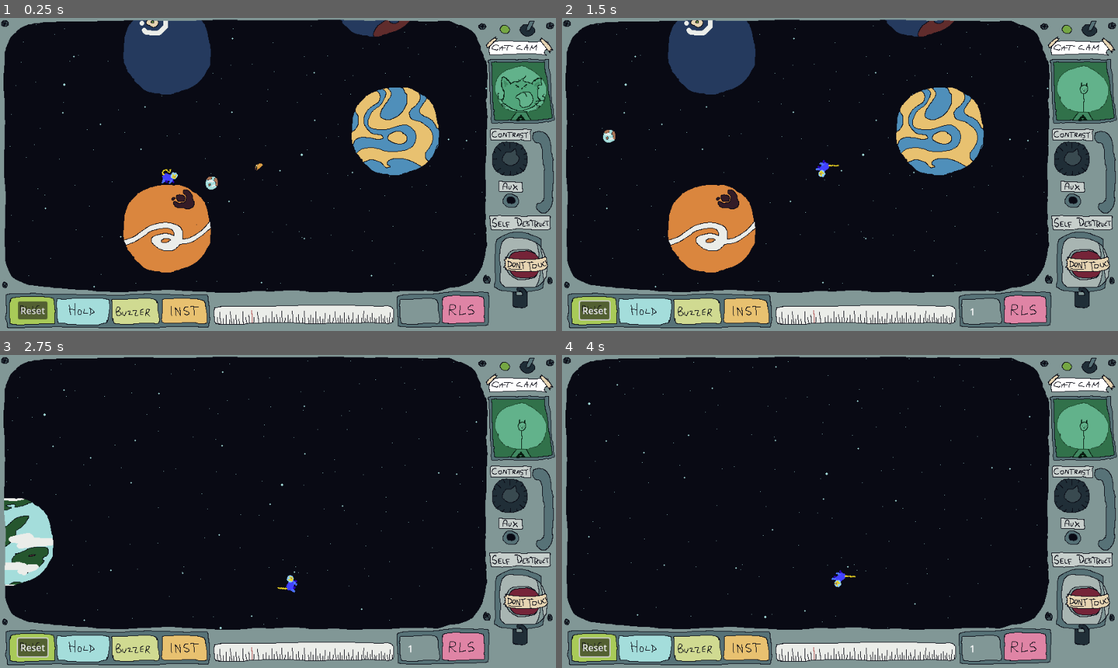
Above: before the commit, frames 1-4 (two rows, left to right).
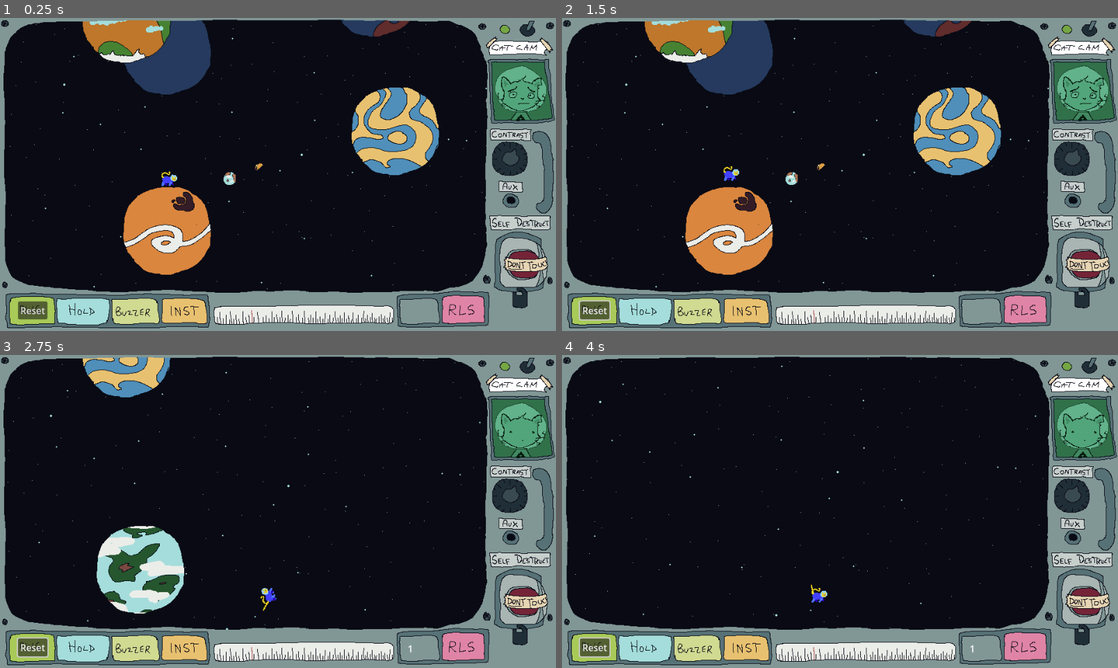
Above: after the commit, the same moments.

Repository: butlernc/space.cat.launcher
Game: Godot game, scene res://Scenes/main.tscn
Two runs of this game, one before a commit and one after it. Both use one fixed random seed, a clock stepped at 60 frames per second and the inputs below.
Inputs (mouse positions are in pixels of both pictures, inside the frame that each line leads up to):
- Up to frame 1 (0.25 s): no input
- Up to frame 2 (1.5 s): click "Reset" at 0.5 s; move the mouse to (962, 158) at 1.27 s; press the mouse at (962, 158) at 1.28 s
- Up to frame 3 (2.75 s): right-click (400, 495) at 1.55 s; move the mouse to (166, 527) at 2.02 s; release the mouse at (166, 527) at 2.03 s; right-click (166, 527) at 2.1 s; click (166, 527) at 2.3 s
- Up to frame 4 (4 s): move the mouse to (895, 442) at 2.77 s; press the mouse at (895, 442) at 2.78 s; right-click (895, 442) at 3.05 s; move the mouse to (812, 574) at 3.52 s; release the mouse at (812, 574) at 3.53 s; right-click (812, 574) at 3.6 s; click (812, 574) at 3.8 s

The runs differ from the first frame. In frame 1, 2.9% of the frame differs, in the area x 14-97%, y 0-82%; in frame 2, 10%, in the area x 7-99%, y 0-96%; in frame 3, 7.6%; in frame 4, 0.6%.

Commit message:
working on adding orbiting planets to the generate function and added more state around the cat firing to help with animations and cat cam

Diff:
--- a/Levels/level_1.tres
+++ b/Levels/level_1.tres
@@ -7,6 +7,10 @@
 "x": -159.0,
 "y": -200.0
 }, {
+"orbiting_planets": [{
+"radius": 12.0,
+"sprite_path": "res://Art/Planets/small_planets1.png"
+}],
 "radius": 80.0,
 "sprite_path": "res://Art/Planets/big_planets16.png",
 "x": 200.0,
--- a/Scenes/main.tscn
+++ b/Scenes/main.tscn
@@ -14,9 +14,10 @@
 [ext_resource type="Texture2D" uid="uid://244srst5o6bv" path="res://Art/Planets/big_planets1.png" id="9_mi3x8"]
 [ext_resource type="Texture2D" uid="uid://dt3btvevspftg" path="res://Art/Planets/big_planets5.png" id="10_5pnan"]
 [ext_resource type="Script" path="res://Scripts/aim-lines.gd" id="10_lew55"]
-[ext_resource type="Script" path="res://Scenes/orbit_planet.gd" id="11_5kv7q"]
+[ext_resource type="Texture2D" uid="uid://cve6crqlern38" path="res://Art/Planets/big_planets14.png" id="11_1rfa5"]
 [ext_resource type="Texture2D" uid="uid://g7drucpfysiy" path="res://Art/Tacos/taco.png" id="14_30eho"]
 [ext_resource type="Script" path="res://Scenes/taco.gd" id="14_74kv6"]
+[ext_resource type="Script" path="res://Scripts/orbit_planet.gd" id="14_i5gc5"]
 
 [sub_resource type="SpriteFrames" id="SpriteFrames_kegiy"]
 animations = [{
@@ -85,7 +86,6 @@
 position = Vector2(0.5, -2.5)
 
 [node name="Sprite2D" parent="Player" index="1"]
-visible = false
 texture_filter = 1
 texture = ExtResource("5_c5pjp")
 
@@ -115,7 +115,7 @@
 [node name="Large" type="Node" parent="Planets"]
 
 [node name="PlanetA" type="Node2D" parent="Planets/Large"]
-position = Vector2(-159, 107)
+position = Vector2(-159, 111)
 
 [node name="PlanetAGravityArea" type="Area2D" parent="Planets/Large/PlanetA"]
 collision_layer = 2
@@ -139,6 +139,31 @@
 [node name="SpriteA2D" type="Sprite2D" parent="Planets/Large/PlanetA"]
 texture = ExtResource("10_5pnan")
 
+[node name="PlanetA2" type="Node2D" parent="Planets/Large"]
+position = Vector2(-229, -255)
+
+[node name="PlanetAGravityArea" type="Area2D" parent="Planets/Large/PlanetA2"]
+collision_layer = 2
+collision_mask = 2
+gravity_space_override = 1
+gravity_point = true
+gravity_point_unit_distance = 80.0
+gravity_point_center = Vector2(0, 0)
+gravity_direction = Vector2(0, 0)
+
+[node name="CollisionShape2D" type="CollisionShape2D" parent="Planets/Large/PlanetA2/PlanetAGravityArea"]
+shape = SubResource("CircleShape2D_awq6l")
+
+[node name="PlanetABody" type="RigidBody2D" parent="Planets/Large/PlanetA2"]
+freeze = true
+script = ExtResource("8_ofrto")
+
+[node name="CollisionShape2D" type="CollisionShape2D" parent="Planets/Large/PlanetA2/PlanetABody"]
+shape = SubResource("CircleShape2D_d8kgv")
+
+[node name="SpriteA2D" type="Sprite2D" parent="Planets/Large/PlanetA2"]
+texture = ExtResource("11_1rfa5")
+
 [node name="PlanetB" type="Node2D" parent="Planets/Large"]
 position = Vector2(235, -61)
 
@@ -193,18 +218,20 @@
 
 [node name="Small" type="Node" parent="Planets"]
 
-[node name="Small 1" type="RigidBody2D" parent="Planets/Small"]
+[node name="Small1" type="Node2D" parent="Planets/Small"]
 position = Vector2(-50, 20)
-collision_layer = 2
-collision_mask = 2
-script = ExtResource("11_5kv7q")
+script = ExtResource("14_i5gc5")
+
+[node name="Small1RigidBody" type="RigidBody2D" parent="Planets/Small/Small1"]
+collision_layer = 2
+collision_mask = 2
 metadata/_edit_group_ = true
 
-[node name="CollisionShape2D" type="CollisionShape2D" parent="Planets/Small/Small 1"]
+[node name="CollisionShape2D" type="CollisionShape2D" parent="Planets/Small/Small1/Small1RigidBody"]
 shape = ExtResource("4_7f7df")
 
-[node name="Texture" type="Sprite2D" parent="Planets/Small/Small 1"]
-position = Vector2(-0.42, 0)
+[node name="Texture" type="Sprite2D" parent="Planets/Small/Small1"]
+position = Vector2(-0.419998, 0)
 scale = Vector2(0.53, 0.53)
 texture = ExtResource("6_cxciw")
 
--- a/Scenes/planet_2_coll_shape.tres
+++ b/Scenes/planet_2_coll_shape.tres
@@ -1,4 +1,4 @@
 [gd_resource type="CircleShape2D" format=3 uid="uid://ccc0qakgshsrb"]
 
 [resource]
-radius = 11.44
+radius = 12.0
--- a/Scripts/PlanetConfig.gd
+++ b/Scripts/PlanetConfig.gd
@@ -4,7 +4,7 @@
 var radius = 0
 var gravity_radius = 0
 var position = Vector2(0, 0)
-var orbit_planets = []
+var orbiting_planets = []
 var sprite_path = ""
 
 
@@ -14,8 +14,10 @@
 	position = Vector2(config.x, config.y)
 	sprite_path = config.sprite_path
 	# TODO: add orbiting planets
+	if("orbiting_planets" in config):
+		orbiting_planets = config.orbiting_planets
 
-func generate(parent_node):
+func generate(top_node):
 
 	# To generate a planet we need:
 	# Node2D for the wrapper/container w/config'd:
@@ -57,6 +59,7 @@
 	# radius: 80px (affected by size)
 	var rigid_body = RigidBody2D.new()
 	rigid_body.set_script(load("res://Scripts/planet.gd"))
+
 	rigid_body.set_freeze_enabled(true)
 	rigid_body.set_freeze_mode(rigid_body.FREEZE_MODE_STATIC)
 	var rigid_body_cs = CollisionShape2D.new()
@@ -81,4 +84,20 @@
 	#
 	# Sprite2D
 	# texture: passed in
-	parent_node.add_child(container_node)
+	for orbiting_planet in orbiting_planets:
+		var orbiting_planet_container = Node2D.new()
+		var orbiting_planet_rigidbody = RigidBody2D.new()
+		var orbiting_planet_rigidbody_cs = CollisionShape2D.new()
+		var orbiting_planet_rigidbody_cs_cs = CircleShape2D.new()
+		orbiting_planet_rigidbody_cs_cs.set_radius(orbiting_planet.radius)
+		orbiting_planet_rigidbody_cs.set_shape(orbiting_planet_rigidbody_cs_cs)
+		orbiting_planet_rigidbody.add_child(orbiting_planet_rigidbody_cs)
+		orbiting_planet_container.set_script(load("res://Scripts/orbit_planet.gd"))
+		if("parent_planet" in orbiting_planet_container):
+			orbiting_planet_container.parent_planet = container_node
+		var orbiting_planet_sprite = Sprite2D.new()
+		orbiting_planet_sprite.set_texture(load(orbiting_planet.sprite_path))
+		orbiting_planet_container.add_child(orbiting_planet_rigidbody)
+		orbiting_planet_container.add_child(orbiting_planet_sprite)
+
+	top_node.add_child(container_node)
--- a/Scripts/aim-lines.gd
+++ b/Scripts/aim-lines.gd
@@ -2,8 +2,8 @@
 
 signal player_aiming
 
+var player_aiming_notified = false
 var lines_container : Node2D
-
 var individual_line_length : int = 20
 var line_spacing : int = 5
 var line_length : int = (individual_line_length + line_spacing)
@@ -25,9 +25,12 @@
 func on_right_click():
 	if Globals.GUNNER_UI_ON:
 		refresh_aim_line()
-		player_aiming.emit()
+		if(!player_aiming_notified):
+			player_aiming.emit()
+			player_aiming_notified = true
 
 func on_right_click_release():
+	player_aiming_notified = false
 	remove_aim_line()
 
 func on_left_click():
--- a/Scripts/cat-cam.gd
+++ b/Scripts/cat-cam.gd
@@ -1,4 +1,5 @@
 extends AnimatedSprite2D
+var is_first_time_aiming_on_planet = false
 
 func _ready():
 	pass
@@ -8,13 +9,17 @@
 	pass
 
 func _on_player_cat_landed():
+	is_first_time_aiming_on_planet = true
 	random_frame("landed")
 
 func _on_player_cat_launched():
 	random_frame("launched")
 
+
 func _on_aim_lines_player_aiming():
-	random_frame("player_aiming")
+	if(is_first_time_aiming_on_planet):
+		random_frame("player_aiming")
+		is_first_time_aiming_on_planet = false
 
 
 func random_frame(context):
--- a/Scripts/main.gd
+++ b/Scripts/main.gd
@@ -26,6 +26,7 @@
 	get_node("HUD/CanvasLayer/Score").text = str(score)
 
 func generate_planets(planet_list):
+	print(planet_list)
 	for planet_config_map in planet_list.data:
 		var planet_config = PlanetConfig.new(planet_config_map)
 		planet_config.generate(self)
--- a/Scenes/orbit_planet.gd
+++ b/Scripts/orbit_planet.gd
@@ -1,4 +1,4 @@
-extends RigidBody2D
+extends Node2D
 
 # Kepler Orbit Parameters
 var semi_major_axis : float = 200.0  # Semi-major axis of the orbit
@@ -6,32 +6,31 @@
 var orbital_speed : float = 1.0     # Orbital speed
 # Mean anomaly is a persistent value, so we'll track it across frames
 var mean_anomaly : float = 0.0
-# Center node around which the RigidBody2D orbits
-var center_node : Node2D
+# Center node around which the planet orbits
+var parent_planet : Node2D
 
 # Called when the node enters the scene tree for the first time.
 func _ready():
-	center_node = get_parent().get_parent().get_node("Large/PlanetA")
+	# parent_planet = get_parent().get_parent().get_node("Large/PlanetA")
+	pass
 
+func clockwise_orbit(delta):
+	# "positive orbit"
+	return mean_anomaly + (delta * orbital_speed)
 
-func clockwise_orbit(mean_anomaly, delta, orbital_speed):
-	# "positive orbit"
-	# mean_anomaly += delta * orbital_speed
-	return mean_anomaly
-
-func counter_clockwise_orbit(mean_anomaly, delta, orbital_speed):
+func counter_clockwise_orbit(delta):
 	# "negative orbit"
-	# mean_anomaly -= delta * orbital_speed
-	return mean_anomaly
+	return mean_anomaly - (delta * orbital_speed)
 
 # Function to update the position based on Kepler orbit
 func apply_kepler_orbit(delta: float) -> void:
-	# Ensure we have a valid center_node
-	if center_node == null:
+	# Ensure we have a valid parent_planet
+	if parent_planet == null:
+		print(name, " Needs a parent planet set")
 		return
 
 	# Update mean anomaly based on orbital speed
-	mean_anomaly -= delta * orbital_speed
+	mean_anomaly = counter_clockwise_orbit(delta)
 
 	# Calculate eccentric anomaly using an iterative method (Newton's method)
 	var eccentric_anomaly : float = mean_anomaly
@@ -42,15 +41,15 @@
 	var true_anomaly : float = 2.0 * atan2(sqrt(1.0 + eccentricity) * sin(eccentric_anomaly / 2.0),
 										  sqrt(1.0 - eccentricity) * cos(eccentric_anomaly / 2.0))
 
-	# Calculate distance from focus (distance from the center_node)
+	# Calculate distance from focus (distance from the parent_planet)
 	var distance : float = semi_major_axis * (1.0 - eccentricity * cos(eccentric_anomaly))
 
-	# Calculate position in orbit relative to the center_node
+	# Calculate position in orbit relative to the parent_planet
 	var x : float = distance * cos(true_anomaly)
 	var y : float = distance * sin(true_anomaly)
 
-	# Set the position of the RigidBody2D relative to the center_node
-	position = center_node.position + Vector2(x, y)
+	# Set the position of the RigidBody2D relative to the parent_planet
+	position = parent_planet.position + Vector2(x, y)
 
 # Called every frame. 'delta' is the elapsed time since the previous frame.
 func _process(delta):
--- a/Scripts/player.gd
+++ b/Scripts/player.gd
@@ -7,7 +7,9 @@
 var force = 400
 var launched = false
 var landed = true
+var landed_notified = true
 var prime_reset = false
+var is_aiming = false
 
 var initial_position : Vector2
 var initial_rotation : float
@@ -21,15 +23,6 @@
 # Called every frame. 'delta' is the elapsed time since the previous frame.
 func _process(_delta):
 	pass
-#	var colliding_bodies: Array = get_colliding_bodies()
-#    # Iterate through each colliding body
-#	for body in colliding_bodies:
-#        # Check if the colliding body is a RigidBody2D
-#		if body is RigidBody2D:
-#            # Get the force applied to this RigidBody2D by the colliding body
-#			var force_applied: Vector2 = get_force(body)
-#            # Print out information about the force
-#			print("Force from", body.name, ":", force_applied)
 #
 func on_left_click():
 	pass
@@ -46,7 +39,15 @@
 
 func reset():
 	reset_launcher()
+	landed = true
+	landed_notified = true
+	is_aiming = false
 	reset_rigidbody_state = true
+
+func emit_landing():
+	if(!landed_notified):
+		cat_landed.emit()
+		landed_notified = true
 
 
 func _integrate_forces(state):
@@ -60,7 +61,7 @@
 			reset_launcher()
 			landed = true
 			prime_reset = false
-			cat_landed.emit()
+			emit_landing()
 			_animated_sprite.play("landed")
 
 	if reset_rigidbody_state:
@@ -71,9 +72,14 @@
 		state.angular_velocity = 0
 		state.transform.origin = initial_position
 		state.apply_force(Vector2.ZERO)
-		cat_landed.emit()
+		emit_landing()
 
-	if Input.is_action_pressed("left_mouse_click"):
+	if Input.is_action_pressed("right_mouse_click"):
+		is_aiming = true
+	if Input.is_action_just_released("right_mouse_click"):
+		is_aiming = false
+
+	if Input.is_action_pressed("left_mouse_click") && is_aiming:
 		if !launched:
 			var mouse_position = get_global_mouse_position()
 			var direction = (mouse_position - state.transform.origin).normalized()
@@ -85,6 +91,7 @@
 				Globals.GUNNER_UI_ON = false
 				launched = true
 				landed = false
+				landed_notified = false
 				reset_rigidbody_state = false
 				state.apply_impulse(direction * force * (distance / 150))
 				_animated_sprite.play("launched")
--- a/project.godot
+++ b/project.godot
@@ -23,6 +23,7 @@
 
 window/size/viewport_width=960
 window/size/viewport_height=540
+window/size/mode=3
 window/size/resizable=false
 window/stretch/mode="viewport"
 
Not shown: 1 places in Scenes/main.tscn that only renumber resources
